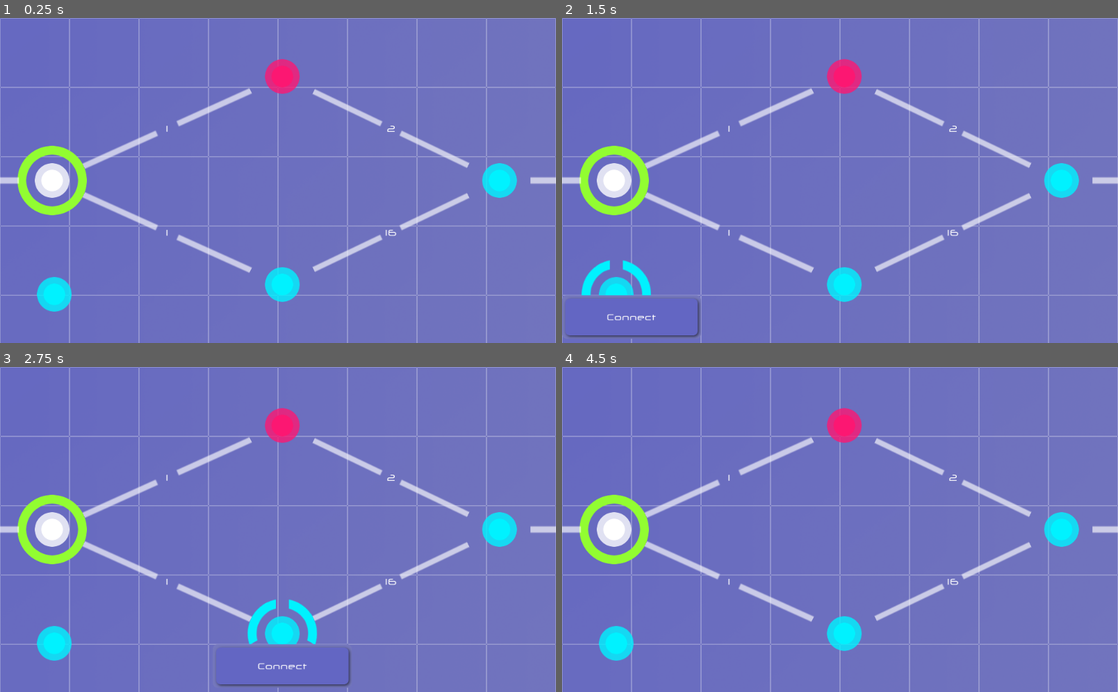
Above: before the commit, frames 1-4 (two rows, left to right).
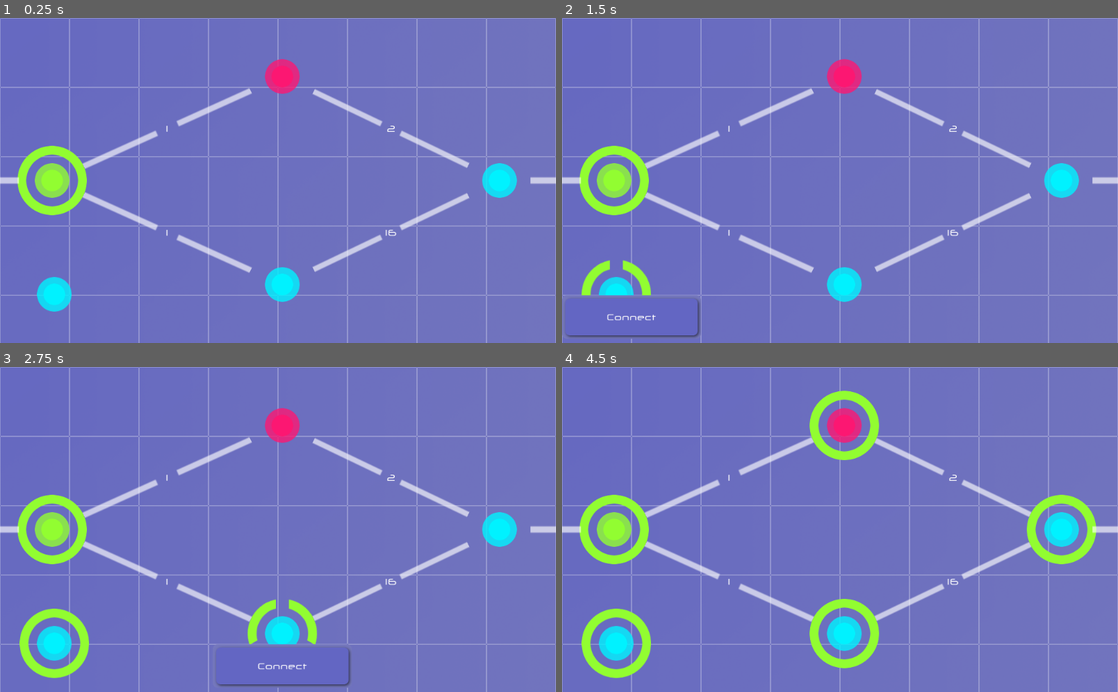
Above: after the commit, the same moments.

Repository: Maaack/Node-Traversal
Game: Godot game, scene res://Scenes/Main.tscn
Same seed, same stepped clock (60 frames per second), same inputs: the game is played once before the commit and once after it.
Inputs (mouse positions are in pixels of both pictures, inside the frame that each line leads up to):
- Up to frame 1 (0.25 s): no input
- Up to frame 2 (1.5 s): tap Enter at 0.5 s; move the mouse to (612, 180) at 0.52 s; press the mouse at (612, 180) at 0.53 s; tap Space at 1.25 s; move the mouse to (617, 294) at 1.27 s; release the mouse at (617, 294) at 1.28 s; click (617, 294) at 1.35 s
- Up to frame 3 (2.75 s): tap Enter at 2 s; move the mouse to (283, 633) at 2.02 s; press the mouse at (283, 633) at 2.03 s
- Up to frame 4 (4.5 s): tap Space at 2.75, 4.25 s; move the mouse to (1062, 529) at 2.77 s; release the mouse at (1062, 529) at 2.78 s; click (1062, 529) at 2.85 s; tap Enter at 3.5 s; move the mouse to (845, 425) at 3.52 s; press the mouse at (845, 425) at 3.53 s; move the mouse to (673, 480) at 4.27 s; release the mouse at (673, 480) at 4.28 s; click (673, 480) at 4.35 s

The runs differ from the first frame. In frame 1, 0.5% of the frame differs, in the area x 6-13%, y 44-56%; in frame 2, 1.0%; in frame 3, 2.1%; in frame 4, 4.5%, in the area x 3-97%, y 7-96%.

Commit message:
INIT-01: Player can occupy nodes with a click of the mouse.

Diff:
--- a/Scenes/GameLayer/GameLayer.gd
+++ b/Scenes/GameLayer/GameLayer.gd
@@ -5,7 +5,9 @@
 export(Vector2) var action_box_margin = Vector2(128, 48)
 
 var action_box_scene = preload("res://Scenes/GameLayer/UIBox/ActionBox/ActionBoxNode.tscn")
+var player_character_resource = preload("res://Scenes/GameLayer/Character/PlayerCharacter.tres")
 var node_action_box_map = {}
+var highlighted_node
 
 func _ready():
 	for child in $Game/Level1.get_children():
@@ -17,11 +19,23 @@
 			child.connect("mouse_entered", self, "_on_IntrusionNode_mouse_entered")
 			child.connect("mouse_exited", self, "_on_IntrusionNode_mouse_exited")
 
+func _input(event):
+	if event.is_action_pressed("game_trigger_action"):
+		if not is_instance_valid(highlighted_node):
+			return
+		if highlighted_node is IntrusionNode:
+			highlighted_node.occupying_character = player_character_resource
+
 func _on_IntrusionNode_mouse_entered(node:IntrusionNode):
-	if is_instance_valid(node) and node.action != null:
+	if not is_instance_valid(node):
+		return
+	highlighted_node = node
+	if node.action != null:
 		show_action_box(node)
 
 func _on_IntrusionNode_mouse_exited(node:IntrusionNode):
+	if node == highlighted_node:
+		highlighted_node = null
 	if is_instance_valid(node):
 		hide_action_box(node)
 
--- a/Scenes/GameLayer/IntrusionNode/OpenNode/OpenNode.tscn
+++ b/Scenes/GameLayer/IntrusionNode/OpenNode/OpenNode.tscn
@@ -4,5 +4,7 @@
 [ext_resource path="res://Scenes/GameLayer/IntrusionAction/Actions/Connect.tres" type="Resource" id=2]
 
 [node name="OpenNode" instance=ExtResource( 1 )]
+action = ExtResource( 2 )
+
+[node name="Center" parent="." index="0"]
 modulate = Color( 0, 0.952941, 1, 1 )
-action = ExtResource( 2 )
--- a/Scenes/GameLayer/IntrusionNode/PlayerCharacterNode/PlayerCharacterNode.tscn
+++ b/Scenes/GameLayer/IntrusionNode/PlayerCharacterNode/PlayerCharacterNode.tscn
@@ -6,6 +6,9 @@
 [node name="PlayerCharacterNode" instance=ExtResource( 1 )]
 occupying_character = ExtResource( 2 )
 
+[node name="Center" parent="." index="0"]
+modulate = Color( 0.576471, 0.996078, 0.196078, 1 )
+
 [node name="AnimatedRing" parent="." index="1"]
 modulate = Color( 0.576471, 0.996078, 0.196078, 1 )
 animation = "closed"
--- a/Scenes/GameLayer/IntrusionNode/SecureNode/SecureNode.tscn
+++ b/Scenes/GameLayer/IntrusionNode/SecureNode/SecureNode.tscn
@@ -4,5 +4,7 @@
 [ext_resource path="res://Scenes/GameLayer/IntrusionAction/RangedCostAction/Actions/Attack.tres" type="Resource" id=2]
 
 [node name="SecureNode" instance=ExtResource( 1 )]
+action = ExtResource( 2 )
+
+[node name="Center" parent="." index="0"]
 modulate = Color( 0.992157, 0.0941176, 0.45098, 1 )
-action = ExtResource( 2 )
--- a/project.godot
+++ b/project.godot
@@ -48,6 +48,14 @@
 run/main_scene="res://Scenes/Main.tscn"
 config/icon="res://icon.png"
 
+[input]
+
+game_trigger_action={
+"deadzone": 0.5,
+"events": [ Object(InputEventMouseButton,"resource_local_to_scene":false,"resource_name":"","device":0,"alt":false,"shift":false,"control":false,"meta":false,"command":false,"button_mask":0,"position":Vector2( 0, 0 ),"global_position":Vector2( 0, 0 ),"factor":1.0,"button_index":1,"pressed":false,"doubleclick":false,"script":null)
+ ]
+}
+
 [rendering]
 
 environment/default_environment="res://default_env.tres"
